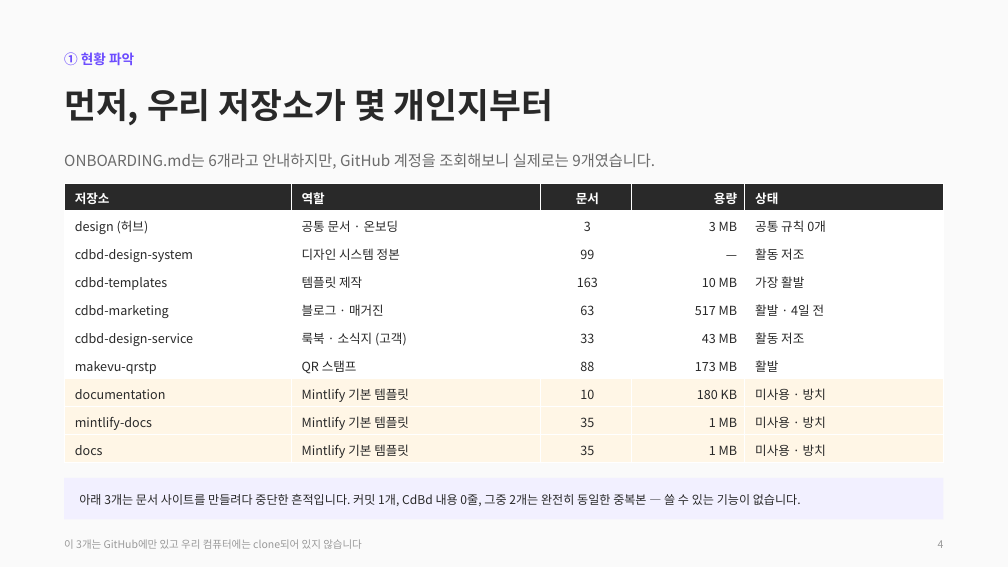
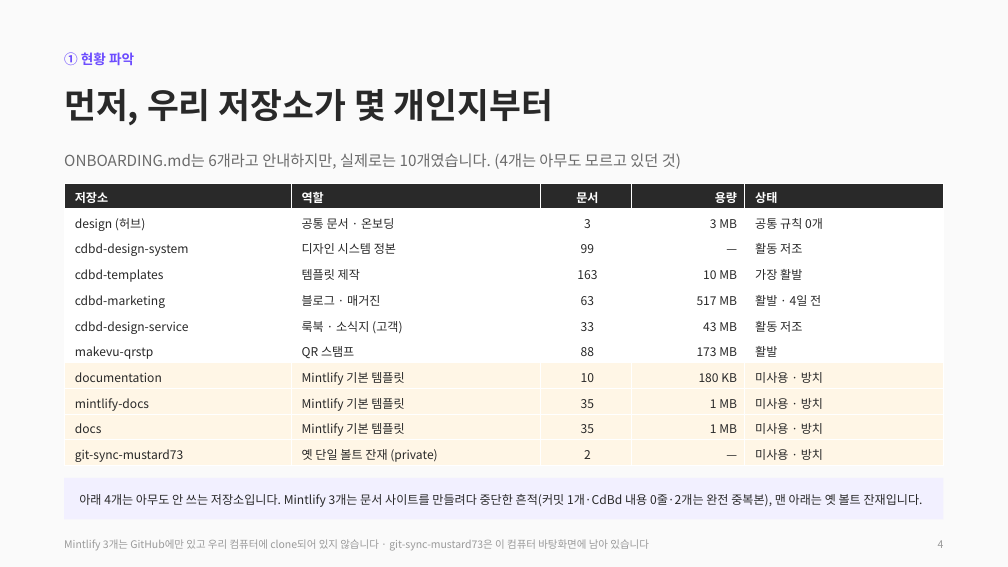
Before and after one commit to CdBd-in/design, a slide deck: slide 4 of CdBd 문서 체계 진단 및 개편 제안.pptx. Drawn at 1008x567 pixels with LibreOffice and Linux fonts; fonts in the diff are those of the drawing. Boxes give left, top, right and bottom in pixels: in the first picture for what was removed or moved away, otherwise in the second. Text is boxed around its words. In the diff, an @@ line names an element or a change of style, - is before the commit and + after.

```diff
--- a/CdBd 문서 체계 진단 및 개편 제안.pptx
+++ b/CdBd 문서 체계 진단 및 개편 제안.pptx
@@ text at <box>64,153,681,169</box>: text changed @@
-ONBOARDING.md는 6개라고 안내하지만, GitHub 계정을 조회해보니 실제로는 9개였습니다.
+ONBOARDING.md는 6개라고 안내하지만, 실제로는 10개였습니다. (4개는 아무도 모르고 있던 것)
@@ table at <box>64,183,944,466</box> @@
+row 11: git-sync-mustard73 | 옛 단일 볼트 잔재 (private) | 2 | — | 미사용 · 방치
@@ text at <box>79,494,923,507</box>: text changed @@
-아래 3개는 문서 사이트를 만들려다 중단한 흔적입니다. 커밋 1개, CdBd 내용 0줄, 그중 2개는 완전히 동일한 중복본 — 쓸 수 있는 기능이 없습니다.
+아래 4개는 아무도 안 쓰는 저장소입니다. Mintlify 3개는 문서 사이트를 만들려다 중단한 흔적(커밋 1개·CdBd 내용 0줄·2개는 완전 중복본), 맨 아래는 옛 볼트 잔재입니다.
@@ text at <box>64,539,649,551</box>: text changed @@
-이 3개는 GitHub에만 있고 우리 컴퓨터에는 clone되어 있지 않습니다
+Mintlify 3개는 GitHub에만 있고 우리 컴퓨터에 clone되어 있지 않습니다 · git-sync-mustard73은 이 컴퓨터 바탕화면에 남아 있습니다
```
Also in this commit, not shown: 1 other slide changed, 1 other file.
